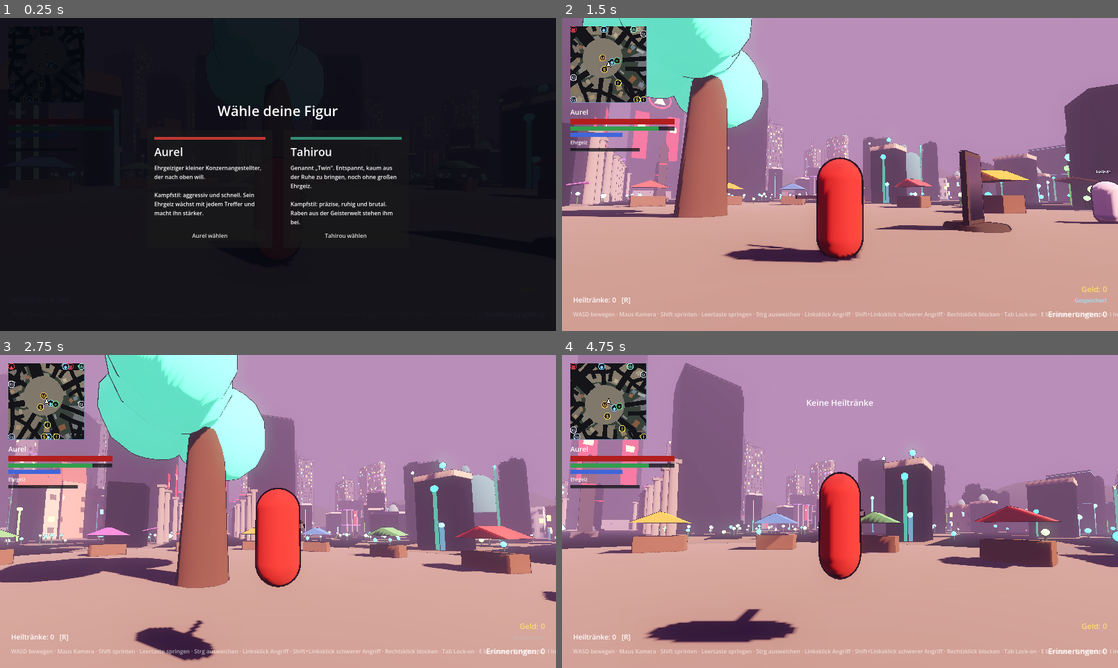
Above: before the commit, frames 1-4 (two rows, left to right).
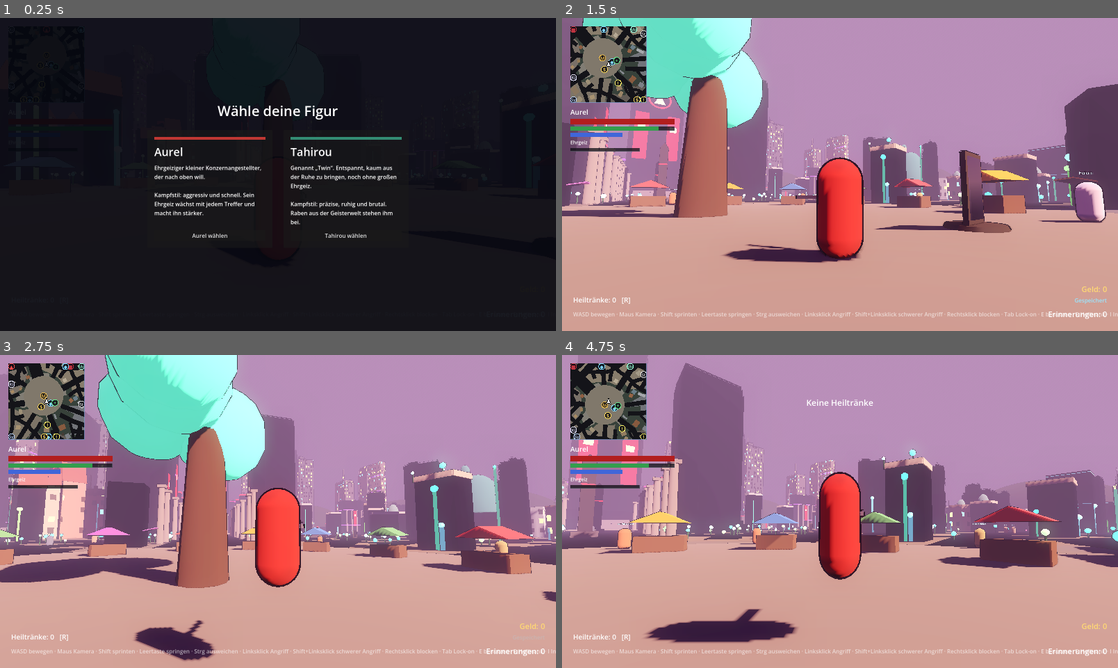
Above: after the commit, the same moments.

Repository: Aurelvonwatzdorf/nr1
Game: Godot game, scene res://scenes/levels/santo_santiago.tscn
The game is run twice, just before and just after one commit, with the same random seed, the same clock (stepped at 60 frames per second) and the same inputs.
Inputs (mouse positions are in pixels of both pictures, inside the frame that each line leads up to):
- Up to frame 1 (0.25 s): no input
- Up to frame 2 (1.5 s): click "Aurel wählen" at 0.5 s; tap Enter at 1.25 s; move the mouse to (867, 174) at 1.27 s; hold W (move_forward) from 1.28 s (still down); click (867, 174) at 1.35 s
- Up to frame 3 (2.75 s): keep holding W (move_forward); tap Space (jump) at 1.52, 2.27 s; move the mouse to (250, 511) at 2.02 s; right-click (250, 511) at 2.1 s
- Up to frame 4 (4.75 s): keep holding W (move_forward); move the mouse to (851, 505) at 2.77 s; tap F (call_spirit) at 2.85 s; move the mouse to (834, 517) at 3.52 s; tap Ctrl (dodge) at 3.6 s; tap Space (jump) at 3.77, 4.52 s; move the mouse to (878, 514) at 4.27 s; tap R (heal) at 4.35 s

The runs differ from the first frame. In frame 2, 1.1% of the frame differs, in the area x 9-100%, y 12-66%; in frame 3, 0.2%; in frame 4, 0.4%.

Commit message:
NPCs roam the city: waypoint network, citizens living in their quarters, service NPCs stay near their spot
Co-Authored-By: Claude Opus 5.5 <noreply@anthropic.com>
Claude-Session: https://claude.ai/code/session_01RjnwZ2TtYogGPE8DCJukRJ

Diff:
--- a/game/resources/world/santo_santiago.tres
+++ b/game/resources/world/santo_santiago.tres
@@ -5,6 +5,7 @@
 
 [sub_resource type="Resource" id="District_corporate"]
 script = ExtResource("2_district")
+id = &"corporate"
 display_name = "Konzernviertel"
 kind = 0
 style = 0
@@ -29,6 +30,7 @@
 
 [sub_resource type="Resource" id="District_market"]
 script = ExtResource("2_district")
+id = &"market"
 display_name = "Markt"
 kind = 1
 style = 1
@@ -53,6 +55,7 @@
 
 [sub_resource type="Resource" id="District_christian"]
 script = ExtResource("2_district")
+id = &"christian"
 display_name = "Christliches Viertel"
 kind = 2
 style = 2
@@ -77,6 +80,7 @@
 
 [sub_resource type="Resource" id="District_muslim"]
 script = ExtResource("2_district")
+id = &"muslim"
 display_name = "Muslimisches Viertel"
 kind = 2
 style = 3
@@ -101,6 +105,7 @@
 
 [sub_resource type="Resource" id="District_jewish"]
 script = ExtResource("2_district")
+id = &"jewish"
 display_name = "Jüdisches Viertel"
 kind = 2
 style = 4
@@ -125,6 +130,7 @@
 
 [sub_resource type="Resource" id="District_atheist"]
 script = ExtResource("2_district")
+id = &"atheist"
 display_name = "Atheistisches Viertel"
 kind = 2
 style = 5
@@ -149,6 +155,7 @@
 
 [sub_resource type="Resource" id="District_slum"]
 script = ExtResource("2_district")
+id = &"slum"
 display_name = "Die Senke"
 kind = 3
 style = 6
--- a/game/scenes/levels/santo_santiago.tscn
+++ b/game/scenes/levels/santo_santiago.tscn
@@ -24,6 +24,7 @@
 [ext_resource type="Script" path="res://scripts/world/map_marker.gd" id="22_marker"]
 [ext_resource type="PackedScene" path="res://scenes/enemies/enemy.tscn" id="23_enemy"]
 [ext_resource type="PackedScene" path="res://scenes/world/item_pickup.tscn" id="24_pickup"]
+[ext_resource type="Script" path="res://scripts/npcs/citizen_spawner.gd" id="25_citizens"]
 
 [sub_resource type="ProceduralSkyMaterial" id="ProceduralSkyMaterial_dusk"]
 sky_top_color = Color(0.16, 0.12, 0.3, 1)
@@ -122,6 +123,8 @@
 npc_id = &"city_market_merchant"
 display_name = "Händler"
 body_color = Color(0.85, 0.65, 0.25, 1)
+roam = 1
+roam_radius = 4.0
 
 [node name="Marker" type="Node3D" parent="NPCs/MarketMerchant"]
 script = ExtResource("22_marker")
@@ -136,6 +139,8 @@
 npc_id = &"city_slum_merchant"
 display_name = "Händlerin"
 body_color = Color(0.6, 0.5, 0.3, 1)
+roam = 1
+roam_radius = 4.0
 
 [node name="Marker" type="Node3D" parent="NPCs/SlumMerchant"]
 script = ExtResource("22_marker")
@@ -148,6 +153,8 @@
 npc_id = &"city_healer"
 display_name = "Heilerin"
 body_color = Color(0.9, 0.9, 0.95, 1)
+roam = 1
+roam_radius = 4.0
 
 [node name="Marker" type="Node3D" parent="NPCs/Healer"]
 script = ExtResource("22_marker")
@@ -163,6 +170,7 @@
 display_name = "Alte Frau"
 body_color = Color(0.6, 0.45, 0.65, 1)
 walk_speed = 2.2
+roam = 2
 
 [node name="Marker" type="Node3D" parent="NPCs/OldWoman"]
 script = ExtResource("22_marker")
@@ -177,12 +185,17 @@
 npc_id = &"city_sick_man"
 display_name = "Kranker Mann"
 body_color = Color(0.5, 0.55, 0.45, 1)
+roam = 2
 
 [node name="Marker" type="Node3D" parent="NPCs/SickMan"]
 script = ExtResource("22_marker")
 kind = 10
 label = "Kranker Mann"
 mission_id = &"heal_sick_man"
+
+[node name="Citizens" type="Node3D" parent="." node_paths=PackedStringArray("city")]
+script = ExtResource("25_citizens")
+city = NodePath("../City")
 
 [node name="Enemies" type="Node3D" parent="."]
 
--- /dev/null
+++ b/game/scenes/npcs/citizen.tscn
@@ -0,0 +1,7 @@
+[gd_scene format=3]
+
+[ext_resource type="PackedScene" path="res://scenes/npcs/npc.tscn" id="1_npc"]
+[ext_resource type="Script" path="res://scripts/npcs/citizen.gd" id="2_citizen"]
+
+[node name="Citizen" instance=ExtResource("1_npc")]
+script = ExtResource("2_citizen")
--- /dev/null
+++ b/game/scripts/npcs/citizen.gd
@@ -0,0 +1,78 @@
+class_name Citizen
+extends NPC
+## Einwohner von Santo Santiago. Läuft durch die Straßen, meist in seinem
+## eigenen Viertel, und sagt ein paar Sätze aus seinem Alltag.
+
+## Sätze je Viertel (CityDistrict.id). Alltag, kein Klischee.
+const LINES: Dictionary[StringName, Array] = {
+	&"corporate": [
+		"Ich habe keine Zeit. Die Zahlen müssen bis heute Abend stimmen.",
+		"Siehst du die Zitadelle? Wer dort oben arbeitet, kommt nie wieder herunter.",
+		"Pass auf, was du hier sagst. Die Wachen hören mit.",
+	],
+	&"market": [
+		"Der Baum in der Mitte war schon hier, bevor es die Stadt gab.",
+		"Auf dem Markt treffen sich alle Viertel. Nur hier, sonst nirgends.",
+		"Die Preise steigen jede Woche. Die Konzerne wollen es so.",
+	],
+	&"christian": [
+		"Nach der Messe gibt es heute Suppe für alle, die Hunger haben.",
+		"Die Glocken haben früher den ganzen Tag geläutet. Jetzt dürfen sie nur noch abends.",
+		"Pass auf dich auf, Fremder. Gott schütze dich.",
+	],
+	&"muslim": [
+		"Bald ist Gebetszeit, dann wird es hier ganz still.",
+		"Komm nach dem Freitagsgebet wieder, dann ist der Platz voller Menschen.",
+		"Friede sei mit dir.",
+	],
+	&"jewish": [
+		"Am Freitagabend beginnt der Schabbat. Dann ruhen hier die Läden.",
+		"Meine Familie lebt seit Generationen in diesen Gassen.",
+		"Schalom. Suchst du jemanden?",
+	],
+	&"atheist": [
+		"Im Haus der Stille liest heute jemand aus alten Büchern vor.",
+		"Wir glauben an das, was wir sehen. Aber in letzter Zeit sehe ich seltsame Dinge.",
+		"Die Leute hier helfen sich gegenseitig. Mehr braucht es nicht.",
+	],
+	&"slum": [
+		"Hier unten vergessen uns alle. Die Konzerne zuerst.",
+		"Wasser gibt es nur morgens. Wer zu spät kommt, hat Pech.",
+		"Die Ranken wachsen hier schneller als irgendwo sonst. Manche sagen, sie beschützen uns.",
+	],
+}
+
+## Kleidungsfarben je Viertel.
+const COLORS: Dictionary[StringName, Array] = {
+	&"corporate": [Color(0.16, 0.17, 0.22), Color(0.25, 0.25, 0.3), Color(0.35, 0.33, 0.38), Color(0.5, 0.15, 0.18)],
+	&"market": [Color(0.8, 0.5, 0.3), Color(0.4, 0.6, 0.8), Color(0.75, 0.7, 0.4), Color(0.6, 0.4, 0.6)],
+	&"christian": [Color(0.55, 0.42, 0.3), Color(0.7, 0.6, 0.45), Color(0.4, 0.45, 0.55), Color(0.6, 0.3, 0.25)],
+	&"muslim": [Color(0.9, 0.9, 0.85), Color(0.35, 0.55, 0.5), Color(0.3, 0.4, 0.6), Color(0.75, 0.65, 0.5)],
+	&"jewish": [Color(0.2, 0.25, 0.4), Color(0.85, 0.85, 0.82), Color(0.45, 0.45, 0.5), Color(0.55, 0.45, 0.35)],
+	&"atheist": [Color(0.5, 0.55, 0.6), Color(0.3, 0.6, 0.65), Color(0.75, 0.75, 0.78), Color(0.4, 0.35, 0.5)],
+	&"slum": [Color(0.4, 0.35, 0.3), Color(0.35, 0.38, 0.35), Color(0.5, 0.4, 0.3), Color(0.3, 0.3, 0.35)],
+}
+
+const NAMES: Dictionary[StringName, Array] = {
+	&"corporate": ["Konzernangestellte", "Konzernangestellter"],
+	&"market": ["Marktbesucherin", "Marktbesucher"],
+	&"slum": ["Bewohnerin der Senke", "Bewohner der Senke"],
+}
+
+
+## Aussehen und Name passend zum Viertel festlegen (vor dem Einfügen aufrufen).
+func setup(id: StringName, quarter: StringName, rng: RandomNumberGenerator) -> void:
+	npc_id = id
+	home_quarter = quarter
+	roam = Roam.CITY
+	home_loyalty = 0.9
+	walk_speed = rng.randf_range(1.2, 1.8)
+	var colors: Array = COLORS.get(quarter, COLORS[&"market"])
+	body_color = colors[rng.randi() % colors.size()]
+	var names: Array = NAMES.get(quarter, ["Anwohnerin", "Anwohner"])
+	display_name = names[rng.randi() % names.size()]
+
+
+func talk(_player: Player, dialogue: DialogueBox) -> void:
+	var lines: Array = LINES.get(home_quarter, LINES[&"market"])
+	await dialogue.ask(display_name, lines[_roam_rng.randi() % lines.size()])
--- /dev/null
+++ b/game/scripts/npcs/citizen_spawner.gd
@@ -0,0 +1,32 @@
+class_name CitizenSpawner
+extends Node3D
+## Verteilt Einwohner auf die Viertel der Stadt. Jeder wohnt in einem Viertel
+## und läuft meist dort herum. Gleicher Seed = gleiche Leute.
+
+const CITIZEN_SCENE := preload("res://scenes/npcs/citizen.tscn")
+
+@export var city: CityGenerator
+## Wie viele Einwohner je Viertel (CityDistrict.id → Anzahl).
+@export var counts: Dictionary[StringName, int] = {
+	&"corporate": 6, &"market": 8, &"christian": 6, &"muslim": 6,
+	&"jewish": 6, &"atheist": 6, &"slum": 8,
+}
+@export var seed: int = 11
+
+
+func _ready() -> void:
+	var rng := RandomNumberGenerator.new()
+	rng.seed = seed
+	for quarter: StringName in counts:
+		var spots: Array[int] = []
+		for i in city.waypoints.size():
+			if city.waypoint_districts[i] == quarter:
+				spots.append(i)
+		if spots.is_empty():
+			continue
+		for n in counts[quarter]:
+			var citizen := CITIZEN_SCENE.instantiate() as Citizen
+			citizen.setup(StringName("citizen_%s_%d" % [quarter, n]), quarter, rng)
+			var point := city.waypoints[spots[rng.randi() % spots.size()]]
+			citizen.position = Vector3(point.x + rng.randf_range(-1.0, 1.0), 0.1, point.y + rng.randf_range(-1.0, 1.0))
+			add_child(citizen)
--- a/game/scripts/npcs/npc.gd
+++ b/game/scripts/npcs/npc.gd
@@ -13,6 +13,21 @@
 ## So lange flieht er nach einem Angriff (Sekunden).
 @export var flee_time: float = 4.0
 
+## Wie sich der NPC bewegt, wenn er nichts anderes zu tun hat.
+enum Roam {
+	STAY, ## bleibt stehen
+	NEAR_HOME, ## schlendert im Umkreis `roam_radius` um seinen Platz (z. B. Händler)
+	CITY, ## läuft durch die Straßen, meist in seinem eigenen Viertel
+}
+
+@export_group("Herumlaufen")
+@export var roam: Roam = Roam.STAY
+@export var roam_radius: float = 5.0
+## Viertel, in dem er wohnt (CityDistrict.id). Leer = Viertel am Startpunkt.
+@export var home_quarter: StringName = &""
+## Wie oft er in seinem Viertel bleibt (1 = nie woanders hin).
+@export_range(0.0, 1.0) var home_loyalty: float = 0.85
+
 @onready var talk_area: Interactable = $TalkArea
 @onready var body_mesh: MeshInstance3D = $Model/Body
 @onready var model: Node3D = $Model
@@ -27,6 +42,19 @@
 var _flee_from: Vector3 = Vector3.ZERO
 ## Kam der letzte Treffer von der Spielfigur? (Moral zählt nur eigene Taten.)
 var _last_hit_by_player: bool = false
+## Wo er zu Hause ist (Startpunkt).
+var home_position: Vector3 = Vector3.ZERO
+var _city: CityGenerator
+var _roam_target: Vector3 = Vector3.ZERO
+var _has_target: bool = false
+var _wait_left: float = 0.0
+var _node: int = -1
+var _previous_node: int = -1
+var _stuck_time: float = 0.0
+var _last_position: Vector3 = Vector3.ZERO
+## Seitlicher Abstand zur Straßenmitte (damit nicht alle in einer Reihe laufen).
+var _lane: float = 0.0
+var _roam_rng := RandomNumberGenerator.new()
 
 
 func _ready() -> void:
@@ -46,6 +74,10 @@
 	name_label.text = display_name
 	talk_area.prompt = "Mit %s sprechen" % display_name
 	talk_area.interacted.connect(_on_talk_requested)
+	home_position = global_position
+	_roam_rng.seed = hash(npc_id)
+	_lane = _roam_rng.randf_range(-1.2, 1.2)
+	_wait_left = _roam_rng.randf_range(0.0, 3.0)
 
 
 func _physics_process(delta: float) -> void:
@@ -63,11 +95,116 @@
 	move_and_slide()
 
 
-## Für Unterklassen: Bewegung pro Physik-Frame (Standard: stehen bleiben).
+## Für Unterklassen: Bewegung pro Physik-Frame (Standard: herumlaufen wie in
+## `roam` eingestellt, sonst stehen bleiben).
 func _npc_physics(delta: float) -> void:
+	if roam == Roam.STAY or _talking or not _can_roam():
+		_brake(delta)
+		return
+	_roam_step(delta)
+
+
+## Für Unterklassen: darf er gerade herumlaufen? (Der Kranke z. B. nicht.)
+func _can_roam() -> bool:
+	return true
+
+
+func _brake(delta: float) -> void:
 	var horizontal := Vector3(velocity.x, 0.0, velocity.z).move_toward(Vector3.ZERO, 10.0 * delta)
 	velocity.x = horizontal.x
 	velocity.z = horizontal.z
+
+
+func _roam_step(delta: float) -> void:
+	if _wait_left > 0.0:
+		_wait_left -= delta
+		_brake(delta)
+		return
+	if not _has_target:
+		_pick_roam_target()
+		_last_position = global_position
+		_stuck_time = 0.0
+		if not _has_target:
+			_wait_left = 2.0
+			return
+	var offset := _roam_target - global_position
+	offset.y = 0.0
+	if offset.length() < 1.0:
+		_has_target = false
+		# Ab und zu stehen bleiben und sich umsehen.
+		if _roam_rng.randf() < (0.6 if roam == Roam.NEAR_HOME else 0.15):
+			_wait_left = _roam_rng.randf_range(2.0, 6.0)
+		return
+	walk_towards(_roam_target, walk_speed, delta)
+	# Hängt er fest (z. B. an einem Marktstand), sucht er sich ein neues Ziel.
+	_stuck_time += delta
+	if _stuck_time > 2.5:
+		if global_position.distance_to(_last_position) < 0.5:
+			_has_target = false
+			_node = _previous_node if roam == Roam.CITY else _node
+		_stuck_time = 0.0
+		_last_position = global_position
+
+
+func _pick_roam_target() -> void:
+	if _city == null:
+		_city = get_tree().get_first_node_in_group(&"city_generator") as CityGenerator
+	if roam == Roam.NEAR_HOME or _city == null or _city.waypoints.is_empty():
+		for attempt in 8:
+			var angle := _roam_rng.randf_range(0.0, TAU)
+			var target := home_position + Vector3(cos(angle), 0.0, sin(angle)) * _roam_rng.randf_range(0.5, roam_radius)
+			if _city == null or _city.is_free(Vector2(target.x, target.z)):
+				_roam_target = target
+				_has_target = true
+				return
+		return
+	if home_quarter == &"":
+		home_quarter = _city.district_at(Vector2(home_position.x, home_position.z)).id
+	if _node < 0:
+		_node = _city.nearest_waypoint(Vector2(global_position.x, global_position.z))
+		_previous_node = -1
+	else:
+		var next := _choose_next_node()
+		_previous_node = _node
+		_node = next
+	if _node < 0:
+		return
+	var point := _city.waypoints[_node]
+	var direction := Vector2.RIGHT
+	var links := _city.waypoint_links[_node]
+	if not links.is_empty():
+		direction = (_city.waypoints[links[0]] - point).normalized()
+	var side := direction.orthogonal() * _lane
+	_roam_target = Vector3(point.x + side.x, global_position.y, point.y + side.y)
+	_has_target = true
+
+
+## Nächster Wegpunkt: meist im eigenen Viertel, selten woanders hin. Wer sich
+## verlaufen hat, läuft wieder nach Hause.
+func _choose_next_node() -> int:
+	var links := _city.waypoint_links[_node]
+	if links.is_empty():
+		return _node
+	var options: Array[int] = []
+	for link in links:
+		if link != _previous_node or links.size() == 1:
+			options.append(link)
+	var at_home := _city.waypoint_districts[_node] == home_quarter
+	if not at_home and _roam_rng.randf() < 0.85:
+		# Nach Hause: der Nachbar, der der Viertelmitte am nächsten ist.
+		var home := _city.get_district_center(home_quarter)
+		var best := options[0]
+		for option in options:
+			if _city.waypoints[option].distance_to(home) < _city.waypoints[best].distance_to(home):
+				best = option
+		return best
+	var home_options: Array[int] = []
+	for option in options:
+		if _city.waypoint_districts[option] == home_quarter:
+			home_options.append(option)
+	if not home_options.is_empty() and _roam_rng.randf() < home_loyalty:
+		return home_options[_roam_rng.randi() % home_options.size()]
+	return options[_roam_rng.randi() % options.size()]
 
 
 ## Für Unterklassen: das Gespräch. Immer `await dialogue.ask(...)` benutzen.
--- a/game/scripts/npcs/old_woman.gd
+++ b/game/scripts/npcs/old_woman.gd
@@ -24,6 +24,7 @@
 		GameState.MissionStatus.COMPLETED:
 			mode = Mode.ARRIVED
 			global_position = destination.global_position
+			home_position = global_position
 		GameState.MissionStatus.ACTIVE:
 			mode = Mode.FOLLOWING
 
@@ -58,9 +59,15 @@
 	super._npc_physics(delta)
 
 
+## Wartet sie auf Hilfe, bleibt sie an der Straße. Danach geht sie ihrer Wege.
+func _can_roam() -> bool:
+	return mode == Mode.ARRIVED
+
+
 func _on_destination_body_entered(body: Node3D) -> void:
 	if body == self and mode == Mode.FOLLOWING:
 		mode = Mode.ARRIVED
+		home_position = global_position
 		GameState.complete_mission(mission)
 
 
--- a/game/scripts/npcs/sick_man.gd
+++ b/game/scripts/npcs/sick_man.gd
@@ -34,6 +34,11 @@
 		await dialogue.ask(display_name, "Ich warte hier … ich kann ohnehin nirgendwohin.")
 
 
+## Krank bleibt er sitzen; geheilt läuft er wieder herum.
+func _can_roam() -> bool:
+	return GameState.get_mission_status(mission.id) == GameState.MissionStatus.COMPLETED
+
+
 ## Krank: sitzt zusammengesunken. Geheilt: steht aufrecht.
 func _update_pose() -> void:
 	var healed := GameState.get_mission_status(mission.id) == GameState.MissionStatus.COMPLETED
--- a/game/scripts/world/city_district.gd
+++ b/game/scripts/world/city_district.gd
@@ -9,6 +9,8 @@
 ## Bauweise der Häuser.
 enum Style { IMPERIAL, MARKET, CHRISTIAN, MUSLIM, JEWISH, MODERN, SLUM }
 
+## Kurzer Name für Code und Daten (z. B. &"muslim"); NPCs nutzen ihn als Zuhause.
+@export var id: StringName = &""
 @export var display_name: String = ""
 @export var kind: Kind = Kind.QUARTER
 @export var style: Style = Style.MODERN
--- a/game/scripts/world/city_generator.gd
+++ b/game/scripts/world/city_generator.gd
@@ -110,6 +110,11 @@
 ## Stadtrand und unsichtbare Mauer (Punktfolgen x, z).
 var outline: PackedVector2Array = PackedVector2Array()
 var boundary: PackedVector2Array = PackedVector2Array()
+## Wegenetz für NPCs: Wegpunkte auf Straßen und Plätzen, ihre Nachbarn und der
+## Bezirk (id), in dem jeder Punkt liegt.
+var waypoints: PackedVector2Array = PackedVector2Array()
+var waypoint_links: Array[PackedInt32Array] = []
+var waypoint_districts: Array[StringName] = []
 
 var _rng := RandomNumberGenerator.new()
 var _noise := FastNoiseLite.new()
@@ -122,6 +127,10 @@
 var _materials: Dictionary[Color, StandardMaterial3D] = {}
 var _glow_materials: Dictionary[Color, StandardMaterial3D] = {}
 var _kit_meshes: Dictionary[String, Mesh] = {}
+
+
+func _enter_tree() -> void:
+	add_to_group(&"city_generator")
 
 
 func _ready() -> void:
@@ -164,6 +173,7 @@
 	_place_infill()
 	_build_wilds()
 	_build_boundary()
+	_build_waypoints()
 	if map_data:
 		var box := Rect2(boundary[0], Vector2.ZERO)
 		for point in boundary:
@@ -336,6 +346,91 @@
 			return [a.lerp(b, t), (b - a).normalized()]
 		distance -= segment
 	return [points[0], Vector2.RIGHT]
+
+
+# --- Wegenetz für NPCs ---
+
+## Wegpunkte alle ~9 m auf jeder Straße; Nachbarn entlang der Straße, an
+## Kreuzungen und quer über Plätze.
+func _build_waypoints() -> void:
+	waypoints = PackedVector2Array()
+	waypoint_links.clear()
+	waypoint_districts.clear()
+	var road_of: PackedInt32Array = PackedInt32Array()
+	for road_index in road_paths.size():
+		var road := road_paths[road_index]
+		var length := _path_length(road)
+		var count := maxi(int(ceil(length / 9.0)), 1)
+		var previous := -1
+		for i in count + 1:
+			var point: Vector2 = _sample_path(road, length * i / count)[0]
+			var index := waypoints.size()
+			waypoints.append(point)
+			waypoint_links.append(PackedInt32Array())
+			road_of.append(road_index)
+			if previous >= 0:
+				_link(previous, index)
+			previous = index
+	# Kreuzungen: Punkte verschiedener Straßen, die nah beieinander liegen.
+	var grid: Dictionary[Vector2i, PackedInt32Array] = {}
+	for i in waypoints.size():
+		var cell := Vector2i(floori(waypoints[i].x / 10.0), floori(waypoints[i].y / 10.0))
+		if not grid.has(cell):
+			grid[cell] = PackedInt32Array()
+		grid[cell].append(i)
+	for i in waypoints.size():
+		var cell := Vector2i(floori(waypoints[i].x / 10.0), floori(waypoints[i].y / 10.0))
+		for dx in range(-1, 2):
+			for dz in range(-1, 2):
+				for j in grid.get(cell + Vector2i(dx, dz), PackedInt32Array()):
+					if j > i and road_of[j] != road_of[i] and waypoints[i].distance_to(waypoints[j]) < 8.0:
+						_link(i, j)
+	# Plätze: alle Punkte am Platz untereinander verbinden.
+	for plaza in layout.plazas:
+		var around: Array[int] = []
+		for i in waypoints.size():
+			if waypoints[i].distance_to(Vector2(plaza.x, plaza.y)) < plaza.z + 6.0:
+				around.append(i)
+		for a in around:
+			for b in around:
+				if a < b and road_of[a] != road_of[b]:
+					_link(a, b)
+	for point in waypoints:
+		waypoint_districts.append(district_at(point).id if is_inside_city(point) else &"")
+
+
+func _link(a: int, b: int) -> void:
+	if not waypoint_links[a].has(b):
+		waypoint_links[a].append(b)
+		waypoint_links[b].append(a)
+
+
+## Nächster Wegpunkt zu einer Position (oder -1, wenn es keine gibt).
+func nearest_waypoint(point: Vector2, district_id: StringName = &"") -> int:
+	var best := -1
+	var best_distance := INF
+	for i in waypoints.size():
+		if district_id != &"" and waypoint_districts[i] != district_id:
+			continue
+		var distance := point.distance_squared_to(waypoints[i])
+		if distance < best_distance:
+			best_distance = distance
+			best = i
+	return best
+
+
+## Steht an diesem Punkt nichts im Weg (kein Haus, kein Wahrzeichen)?
+func is_free(point: Vector2, radius: float = 0.6) -> bool:
+	return Geometry2D.is_point_in_polygon(point, boundary) \
+		and not _hits_footprint(Footprint.new(point, Vector2(radius, radius) * 2.0, 0.0))
+
+
+## Mitte eines Bezirks (Weltkoordinaten x, z).
+func get_district_center(district_id: StringName) -> Vector2:
+	for district in layout.districts:
+		if district.id == district_id:
+			return district.center
+	return Vector2.ZERO
 
 
 # --- Belegung (wo schon etwas steht) ---
--- a/game/tests/city_test.gd
+++ b/game/tests/city_test.gd
@@ -90,6 +90,32 @@
 		if woman.mode == OldWoman.Mode.ARRIVED:
 			break
 	_check(woman.mode == OldWoman.Mode.ARRIVED, "Alte Frau schafft es über die Straße")
+	# Einwohner: laufen herum, meist im eigenen Viertel; Händler bleiben in der Nähe.
+	var citizens := city.get_node("Citizens").get_children()
+	_check(citizens.size() >= 40, "Einwohner in allen Vierteln (%d)" % citizens.size())
+	var starts: Array[Vector3] = []
+	for node in citizens:
+		starts.append((node as Node3D).global_position)
+	var merchant: NPC = city.get_node("NPCs/MarketMerchant")
+	var merchant_moved := 0.0
+	var merchant_max := 0.0
+	var merchant_start := merchant.global_position
+	for i in 900:
+		await get_tree().physics_frame
+		merchant_max = maxf(merchant_max, merchant.global_position.distance_to(merchant.home_position))
+		merchant_moved = maxf(merchant_moved, merchant.global_position.distance_to(merchant_start))
+	var moved := 0
+	var at_home := 0
+	for i in citizens.size():
+		var citizen := citizens[i] as Citizen
+		if citizen.global_position.distance_to(starts[i]) > 4.0:
+			moved += 1
+		var here := generator.district_at(Vector2(citizen.global_position.x, citizen.global_position.z))
+		if here and here.id == citizen.home_quarter:
+			at_home += 1
+	_check(moved > citizens.size() * 0.6, "Einwohner laufen herum (%d von %d)" % [moved, citizens.size()])
+	_check(at_home > citizens.size() * 0.75, "Einwohner bleiben meist in ihrem Viertel (%d von %d)" % [at_home, citizens.size()])
+	_check(merchant_moved > 0.5 and merchant_max <= merchant.roam_radius + 1.0, "Händler schlendert, bleibt aber an seinem Platz (max. %.1f m)" % merchant_max)
 	player.global_position = Vector3(0, 0.1, 12)
 	# Geradeaus nach Süden laufen: Figur darf nicht durch den Boden fallen.
 	Input.action_press(&"move_back")
Not shown, added: game/scripts/npcs/citizen.gd.uid
Not shown, added: game/scripts/npcs/citizen_spawner.gd.uid
Not shown, changed: CLAUDE.md
